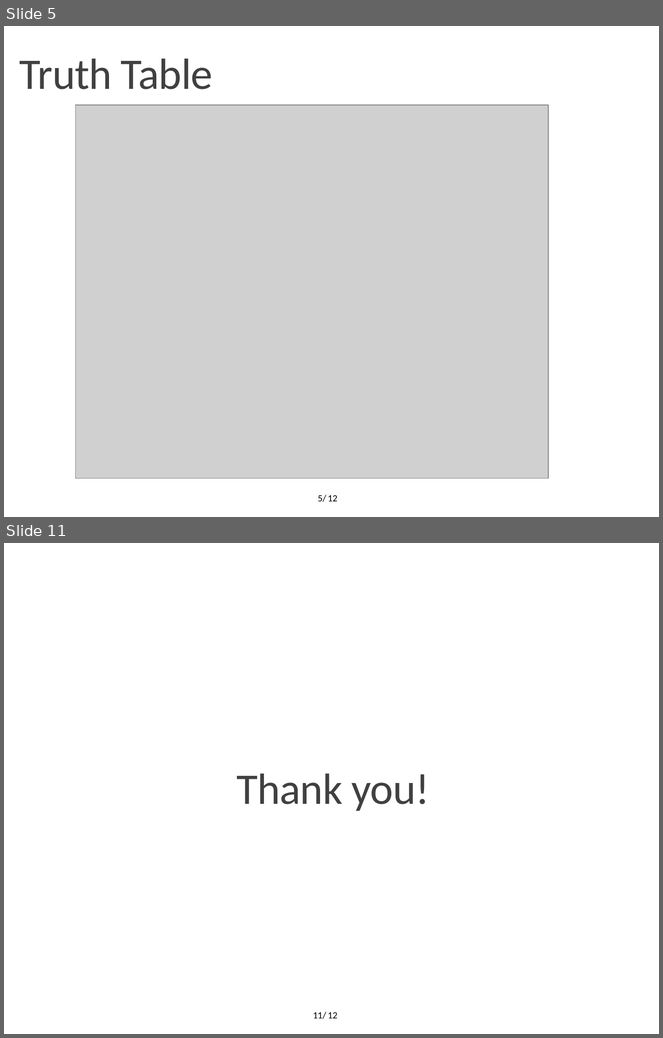
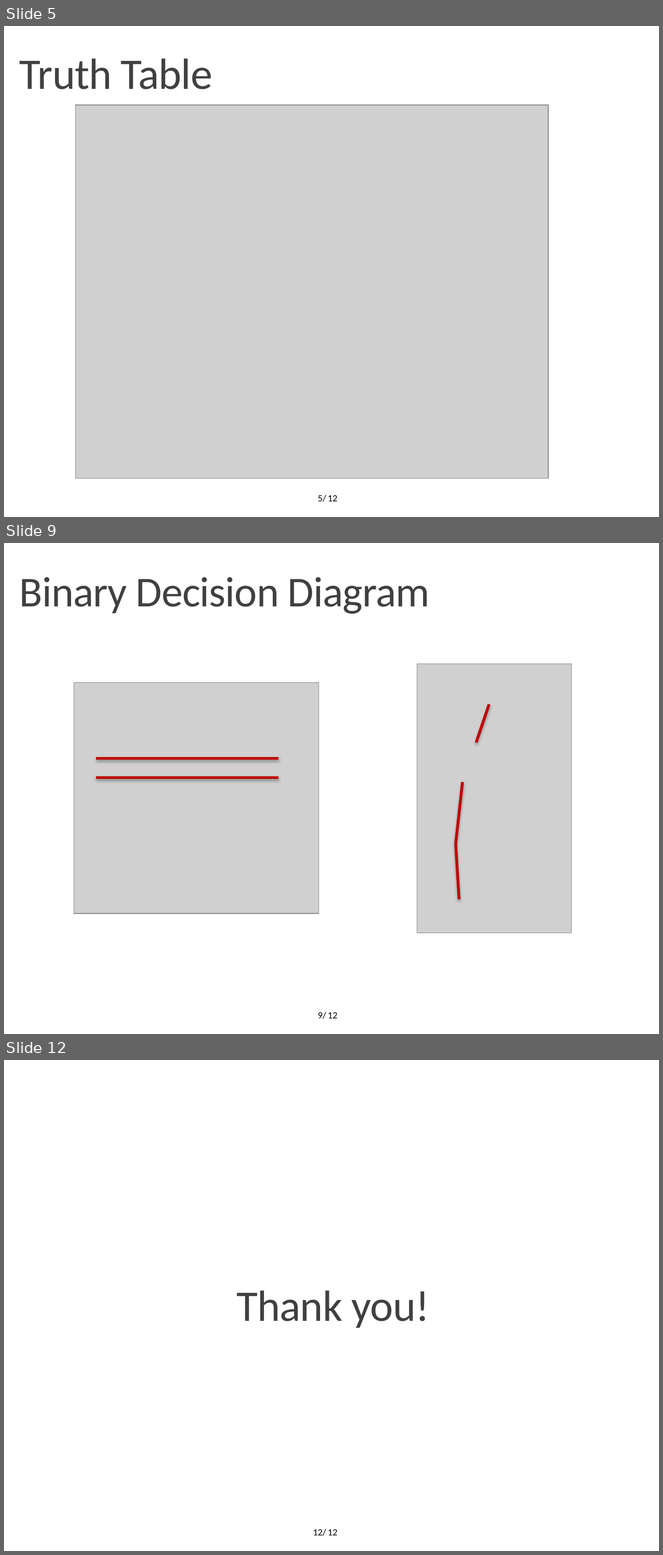
Before and after one commit to OrionLightning/Approximate-Circuit, a slide deck: Presentation Slides/Midterm 23-11-2021.pptx. Shown one above the other, each under a label of ours: slides 5 and 11 before the commit, slides 5, 9 and 12 after it; the slides between them are not shown. The pictures are 663x1038 and 663x1555 pixels, drawn with LibreOffice and Linux fonts; fonts in the diff are those of the drawing; grey boxes stand for pictures; background and template pictures are left out. Boxes give left, top, right and bottom in pixels: in the first picture for what was removed or moved away, otherwise in the second. Text is boxed around its words. In the diff, an @@ line names an element or a change of style, - is before the commit and + after.

```diff
--- a/Presentation Slides/Midterm 23-11-2021.pptx
+++ b/Presentation Slides/Midterm 23-11-2021.pptx
@@ slide 9 added at [4, 543, 659, 1034], background #FFFFFF; not listed: 1 template element that a slide beside it also shows @@
@@ text added at [20, 577, 430, 614], 46.8 pt, text #404040 @@
+Binary Decision Diagram
@@ picture added at [417, 664, 571, 933] @@
@@ picture added at [74, 682, 319, 914] @@
@@ line added from (490, 704) to (476, 743), #C00000 3 pt @@
@@ line added from (279, 759) to (97, 759), #C00000 3 pt @@
@@ line added from (279, 778) to (97, 778), #C00000 3 pt @@
@@ line added from (463, 782) to (456, 844), #C00000 3 pt @@
@@ line added from (456, 844) to (460, 899), #C00000 3 pt @@
@@ page number added at [318, 1012, 326, 1019], 10.5 pt, text #000000 @@
+9/
@@ what was slide 11 is now slide 12 @@
@@ page number at [328, 1530, 338, 1536]: text changed @@
-11/
+12/
```
Also in this commit, not shown: 7 slides changed, 1 other slide added, 1 slide removed, 2 other files.
